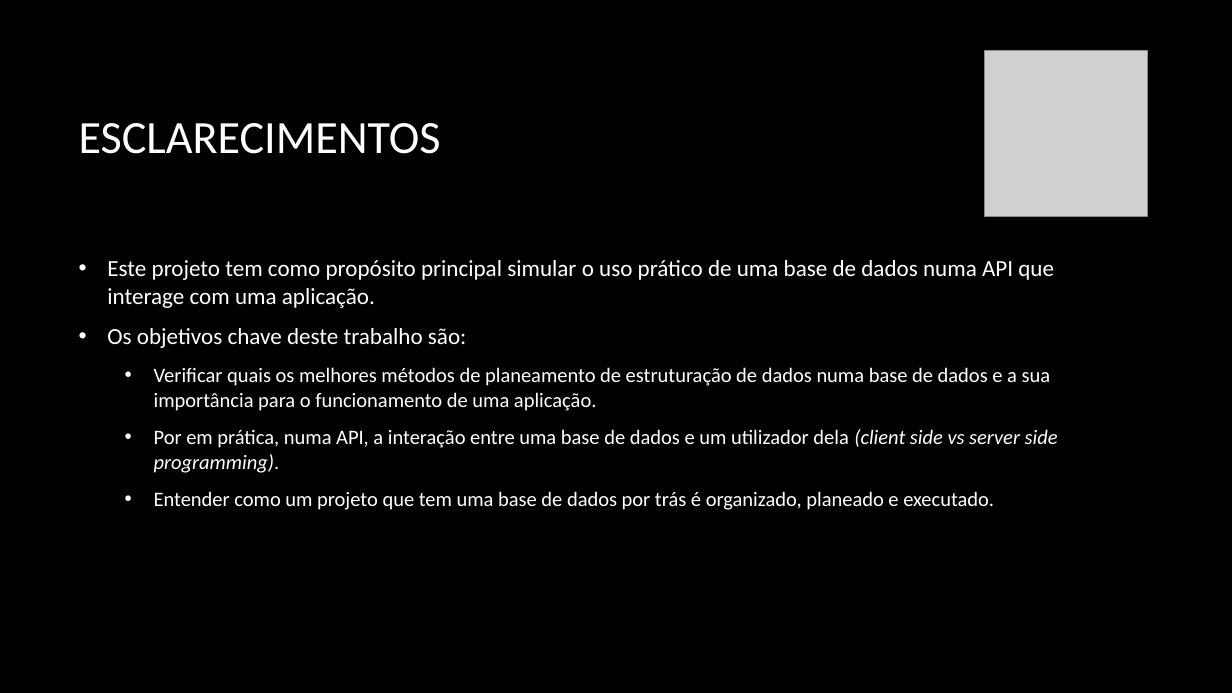
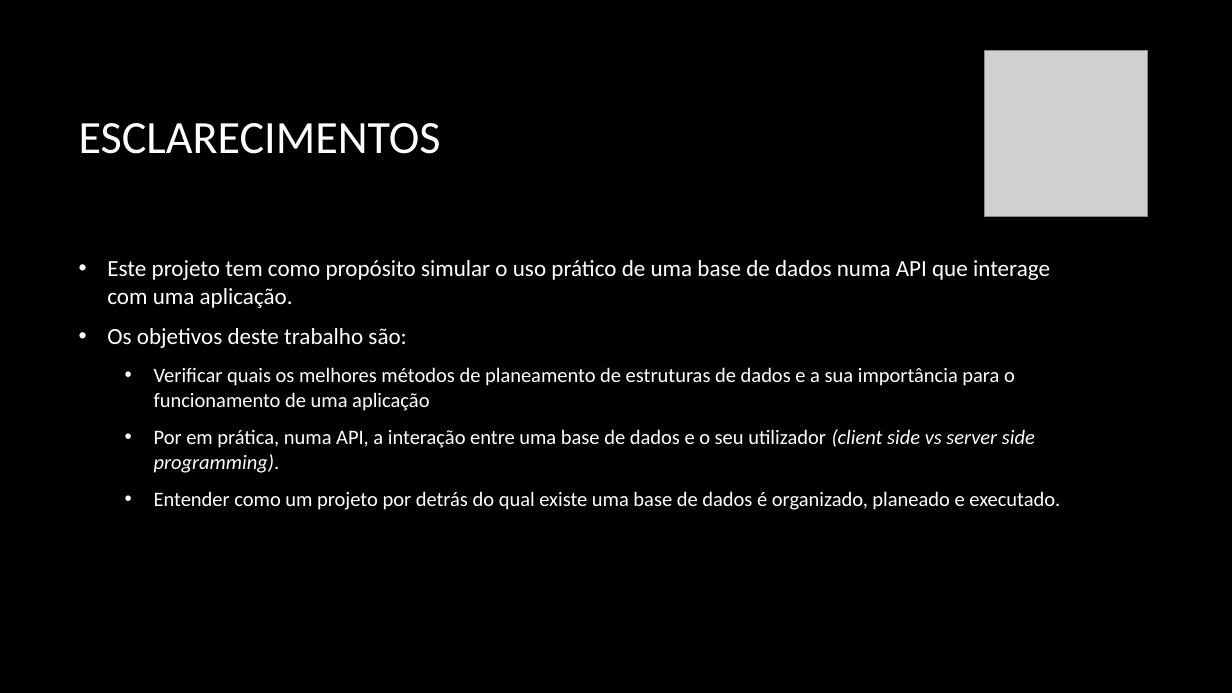
Before and after one commit to PolpEdu/Trabalho-Pr-ticpo, a slide deck: slide 2 of Trabalho prático.pptx. Drawn at 1232x693 pixels with LibreOffice and Linux fonts; fonts in the diff are those of the drawing; grey boxes stand for pictures; background and template pictures are left out. Boxes give left, top, right and bottom in pixels: in the first picture for what was removed or moved away, otherwise in the second. Text is boxed around its words. In the diff, an @@ line names an element or a change of style, - is before the commit and + after.

```diff
--- a/Trabalho prático.pptx
+++ b/Trabalho prático.pptx
@@ text at box(107, 260, 1060, 510): text changed @@
-• Este projeto tem como propósito principal simular o uso prático de uma base de dados numa API que interage com uma aplicação.
-• Os objetivos chave deste trabalho são:
-  • Verificar quais os melhores métodos de planeamento de estruturação de dados numa base de dados e a sua importância para o funcionamento de uma aplicação.
-  • Por em prática, numa API, a interação entre uma base de dados e um utilizador dela (client side vs server side programming).
-  • Entender como um projeto que tem uma base de dados por trás é organizado, planeado e executado.
+• Este projeto tem como propósito simular o uso prático de uma base de dados numa API que interage com uma aplicação.
+• Os objetivos deste trabalho são:
+  • Verificar quais os melhores métodos de planeamento de estruturas de dados e a sua importância para o funcionamento de uma aplicação
+  • Por em prática, numa API, a interação entre uma base de dados e o seu utilizador (client side vs server side programming).
+  • Entender como um projeto por detrás do qual existe uma base de dados é organizado, planeado e executado.
```
Also in this commit, not shown: 7 other slides changed, 5 slides added, 1 other file.
